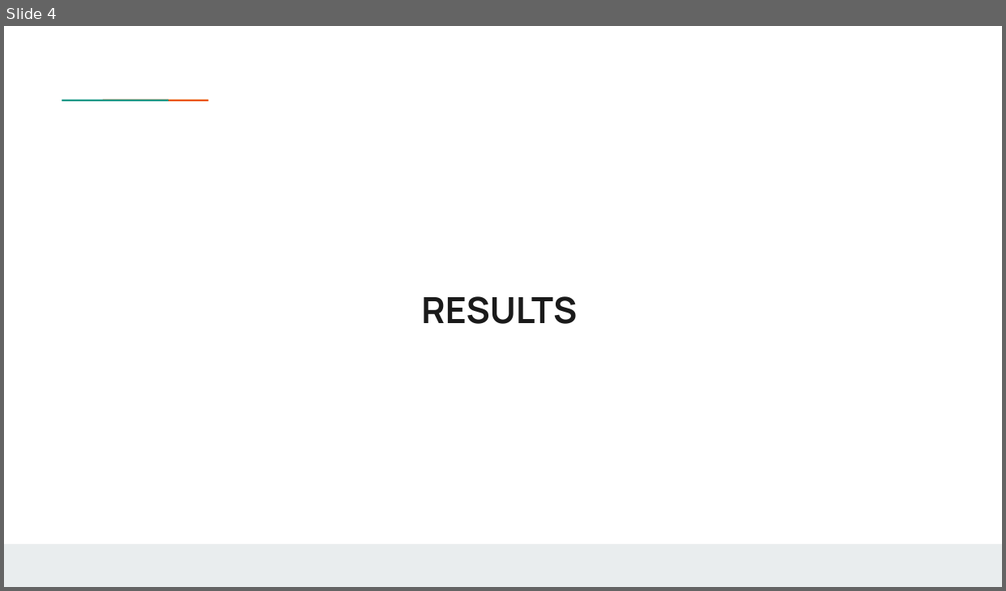
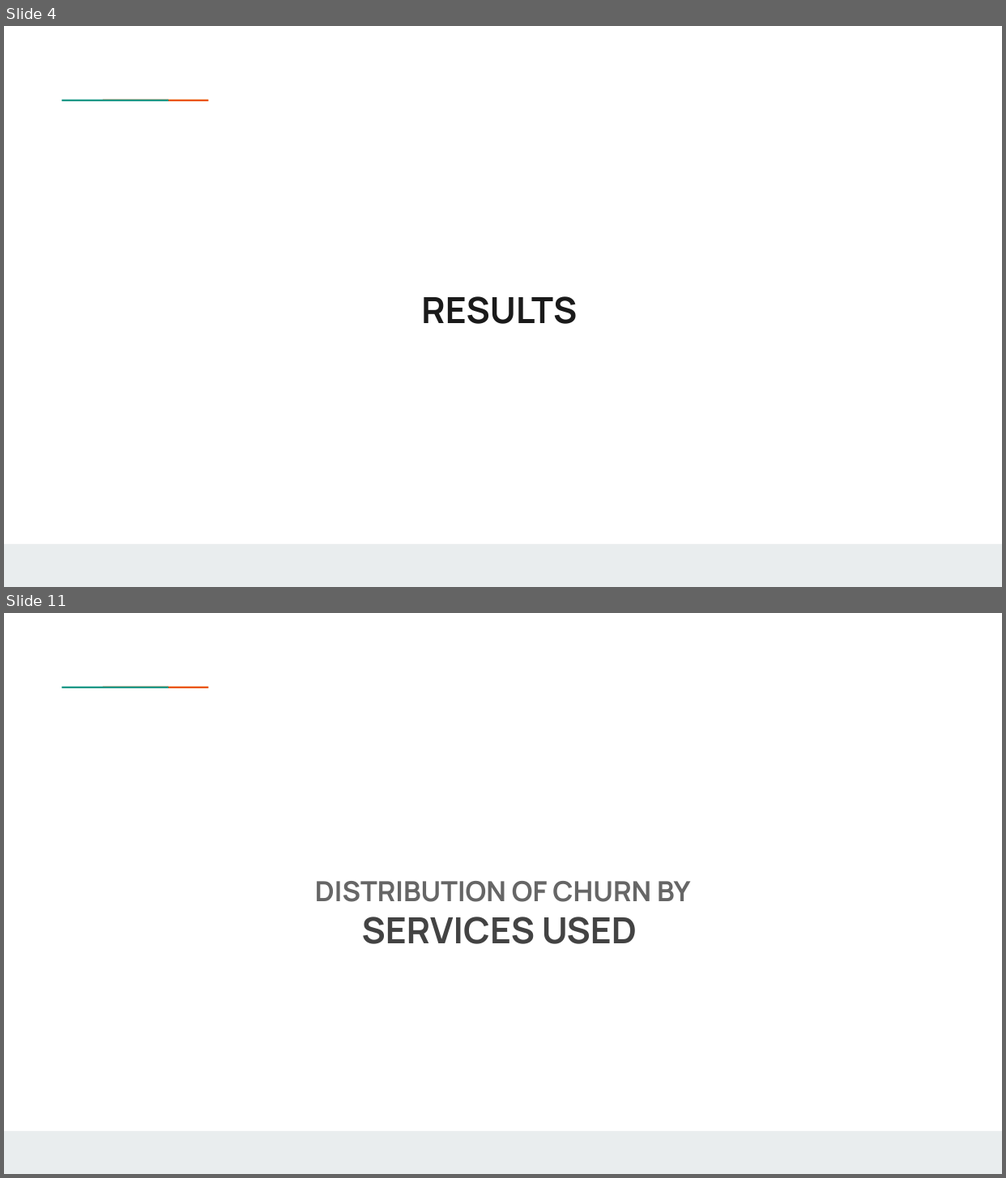
Before and after one commit to weinerkervens/churn_analysis, a slide deck: presentation.pptx. Shown one above the other, each under a label of ours: slide 4 before the commit, slides 4 and 11 after it; the slides between them are not shown. The pictures are 1006x591 and 1006x1178 pixels, drawn with LibreOffice and Linux fonts; fonts in the diff are those of the drawing; background and template pictures are left out. Boxes give left, top, right and bottom in pixels: in the first picture for what was removed or moved away, otherwise in the second. Text is boxed around its words. In the diff, an @@ line names an element or a change of style, - is before the commit and + after.

```diff
--- a/presentation.pptx
+++ b/presentation.pptx
@@ slide 11 added at (4,613,1002,1174), background #FFFFFF; not listed: 3 template elements that a slide beside it also shows @@
@@ title added at (315,881,691,944), 20 pt, text #666666, bold @@
+DISTRIBUTION OF CHURN BY
+SERVICES USED
```
Also in this commit, not shown: 3 slides changed, 24 other slides added, 13 other files.
